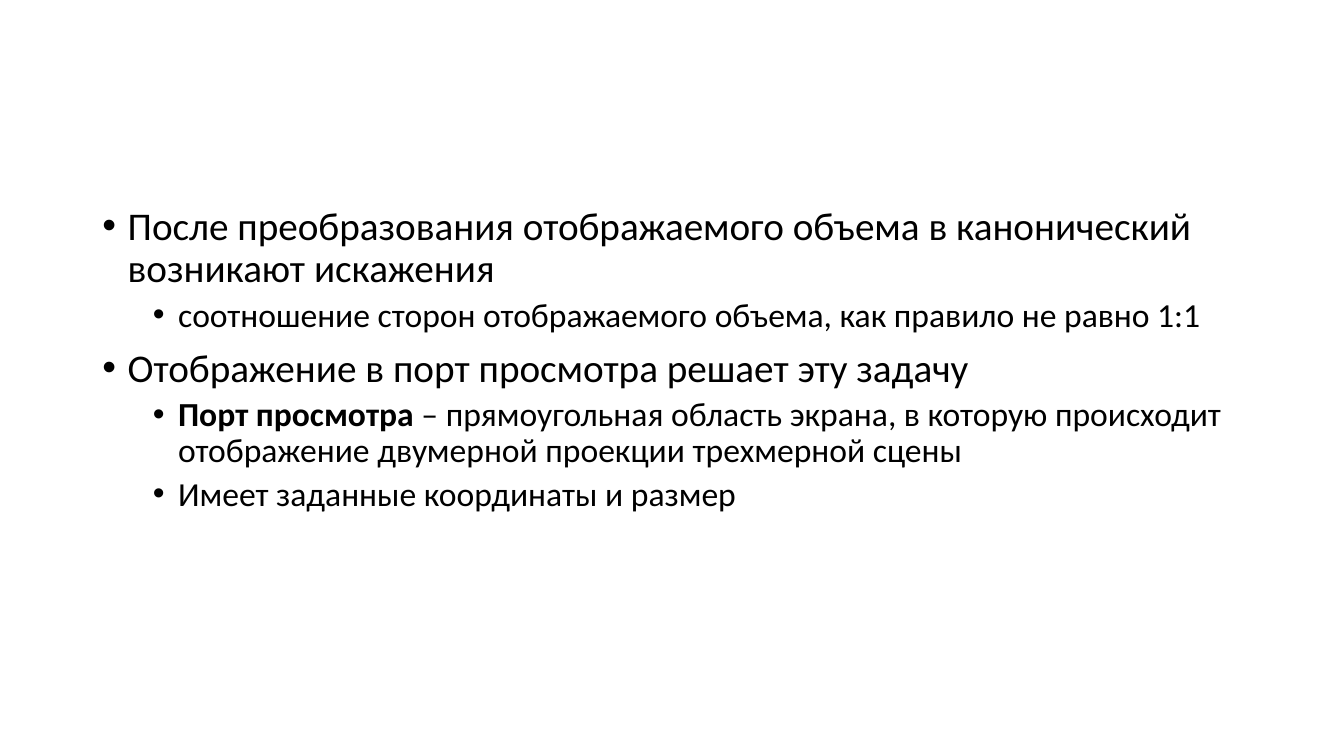
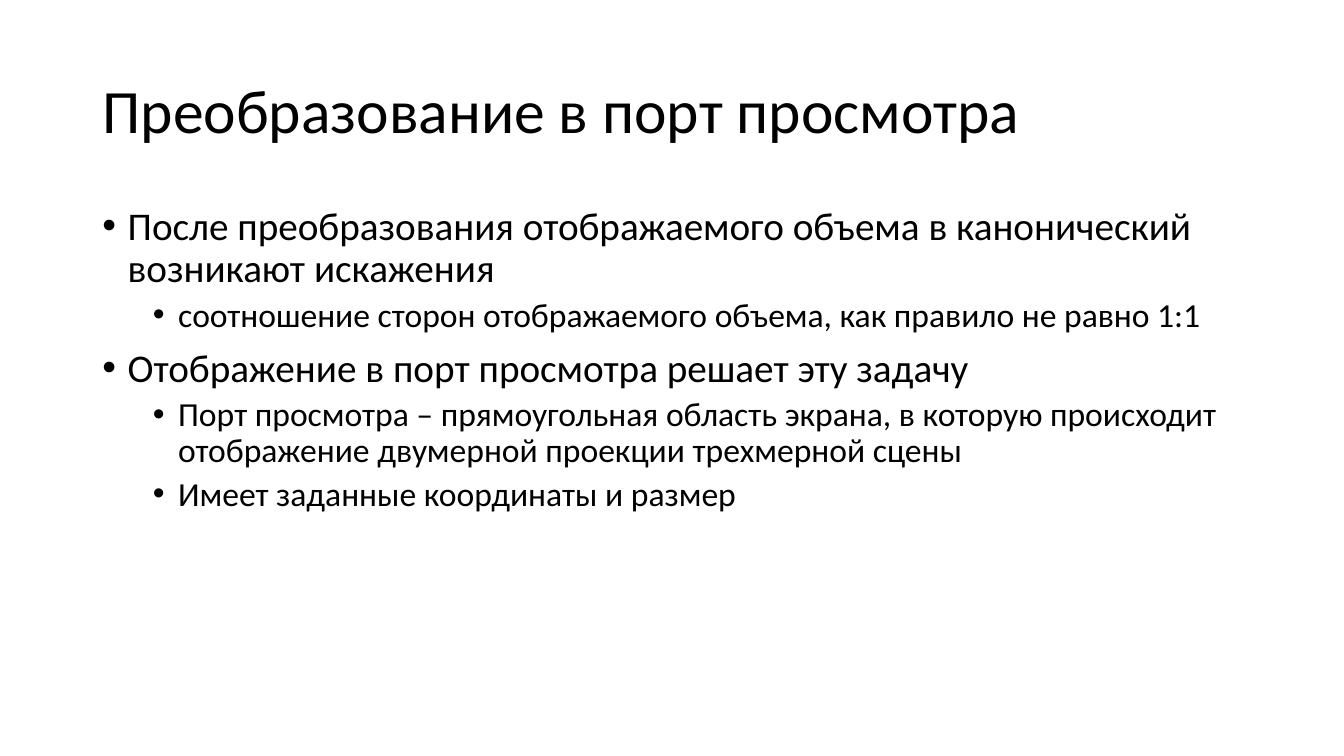
Before and after one commit to alexey-malov/cg-course, a slide deck: slide 157 of lectures/03 - Векторный анализ, трансформации и матрицы.pptx (slide 155 before the commit). Drawn at 1344x756 pixels with LibreOffice and Linux fonts; fonts in the diff are those of the drawing. Boxes give left, top, right and bottom in pixels: in the first picture for what was removed or moved away, otherwise in the second. Text is boxed around its words. In the diff, an @@ line names an element or a change of style, - is before the commit and + after.

```diff
--- a/lectures/03 - Векторный анализ, трансформации и матрицы.pptx
+++ b/lectures/03 - Векторный анализ, трансформации и матрицы.pptx
@@ title added at bbox=[102, 91, 1019, 143], 44 pt, text #000000 @@
+Преобразование в порт просмотра
@@ text at bbox=[178, 403, 1216, 468]: bold off in "Порт просмотра" @@
```
Also in this commit, not shown: 14 other slides changed, 2 slides added, 1 other file.
